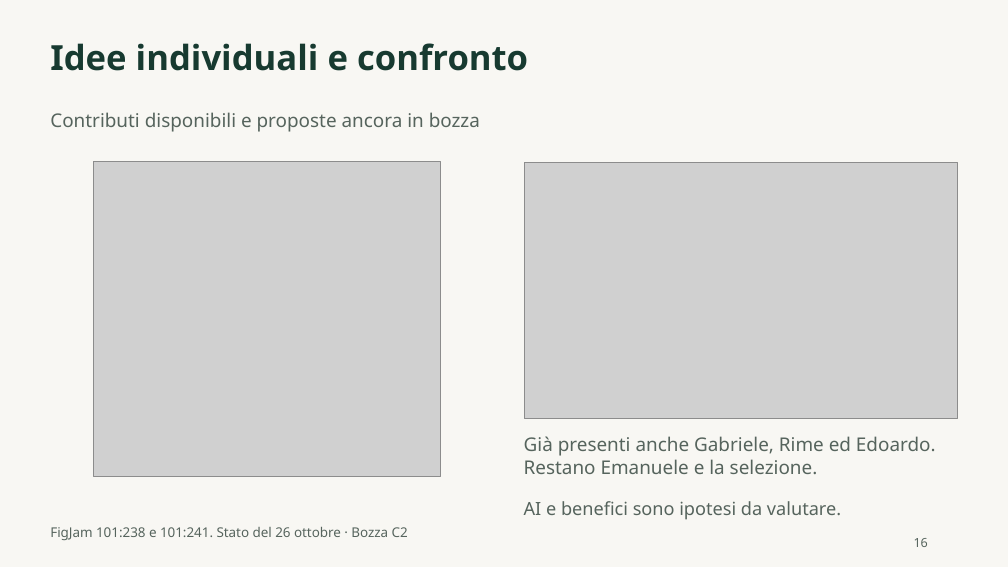
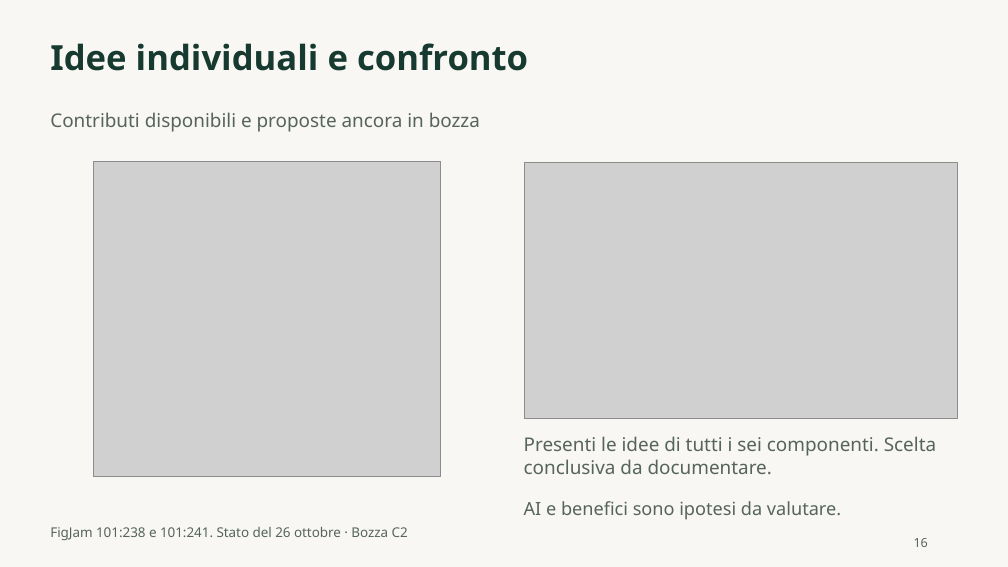
Before and after one commit to andremauroo/CIBY, a slide deck: slide 16 of C2/presentazione/bozza/CIBY-C2-bozza.pptx. Drawn at 1008x567 pixels with LibreOffice and Linux fonts; fonts in the diff are those of the drawing; grey boxes stand for pictures. Boxes give left, top, right and bottom in pixels: in the first picture for what was removed or moved away, otherwise in the second. Text is boxed around its words. In the diff, an @@ line names an element or a change of style, - is before the commit and + after.

Commit message:
C2: documenta diario P02 e integra l’analisi con C1

```diff
--- a/C2/presentazione/bozza/CIBY-C2-bozza.pptx
+++ b/C2/presentazione/bozza/CIBY-C2-bozza.pptx
@@ text at (524, 436, 936, 474): text changed @@
-Già presenti anche Gabriele, Rime ed Edoardo. Restano Emanuele e la selezione.
+Presenti le idee di tutti i sei componenti. Scelta conclusiva da documentare.
```
Also in this commit, not shown: 8 other slides changed, 1 slide added, 1 slide removed, 24 other files.
